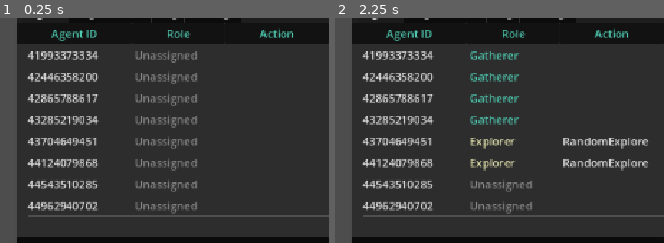
Above: before the commit, frames 1-2 (left to right).
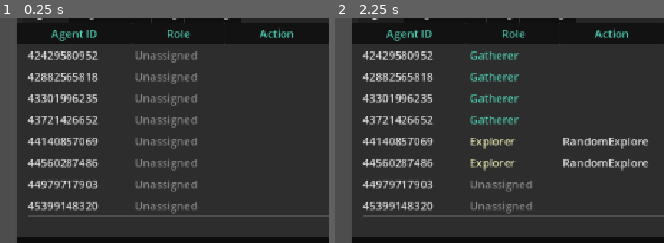
Above: after the commit, the same moments.

Repository: DoctorTangerina/colony-sim
Game: Godot game, scene res://Main.tscn
Same seed, same stepped clock (60 frames per second), same inputs: the game is played once before the commit and once after it.
Inputs:
- Up to frame 1 (0.25 s): no input
- Up to frame 2 (2.25 s): tap Enter at 0.5, 2 s; tap Space at 1.25 s
The pictures show only the part of the screen within x 50-100%, y 4-54%; the shares and areas given below are measured in that part.

The runs differ from the first frame. In frame 1, 2.8% of the frame differs, in the area x 10-31%, y 14-86%; in frame 2, 2.8%.

Commit message:
feat: always-on-top, dismissible, translucent debugger overlay (Ticket 06)
Wraps DebuggerUI in a CanvasLayer in Main.tscn (ADR 4) so Simulation's 2D
content can never paint over the panel, adds an F1-bound toggle_debugger
InputMap action with a directly-testable toggle_visibility() seam, and
renders the panel's background at alpha 0.85 while all text/fold content
stays opaque. Updates four existing Main.tscn-boot tests whose
get_node("DebuggerUI") lookups broke once DebuggerUI moved under the new
CanvasLayer.

Co-Authored-By: Claude Sonnet 5 <noreply@anthropic.com>

Diff:
--- a/Main.tscn
+++ b/Main.tscn
@@ -7,7 +7,9 @@
 [node name="Main" type="Node" unique_id=228080446]
 script = ExtResource("1")
 
-[node name="DebuggerUI" parent="." unique_id=691194697 instance=ExtResource("3")]
+[node name="DebuggerLayer" type="CanvasLayer" parent="." unique_id=460288103]
+
+[node name="DebuggerUI" parent="DebuggerLayer" unique_id=691194697 instance=ExtResource("3")]
 layout_mode = 3
 anchors_preset = 0
 
--- a/project.godot
+++ b/project.godot
@@ -24,6 +24,14 @@
 window/stretch/mode="canvas_items"
 window/stretch/aspect="expand"
 
+[input]
+
+toggle_debugger={
+"deadzone": 0.5,
+"events": [Object(InputEventKey,"resource_local_to_scene":false,"resource_name":"","device":-1,"window_id":0,"alt_pressed":false,"shift_pressed":false,"ctrl_pressed":false,"meta_pressed":false,"pressed":false,"keycode":0,"physical_keycode":4194332,"key_label":0,"unicode":0,"location":0,"echo":false,"script":null)
+]
+}
+
 [physics]
 
 3d/physics_engine="Jolt Physics"
--- a/tests/test_debugger_ui_03_docked_panel_tree.gd
+++ b/tests/test_debugger_ui_03_docked_panel_tree.gd
@@ -210,7 +210,7 @@
 	for i in range(15):
 		await get_tree().physics_frame
 
-	var debugger: Control = main.get_node("DebuggerUI")
+	var debugger: Control = main.get_node("DebuggerLayer/DebuggerUI")
 	_assert(debugger != null, "Main.tscn resolves a DebuggerUI child node")
 	_assert(debugger._agent_items.size() == om.get_total_agent_count() and om.get_total_agent_count() > 0,
 		"Debugger tree tracks every live agent from Simulation.tscn (got %d rows for %d registered agents)" % [debugger._agent_items.size(), om.get_total_agent_count()])
--- a/tests/test_debugger_ui_07_organization_panel.gd
+++ b/tests/test_debugger_ui_07_organization_panel.gd
@@ -217,7 +217,7 @@
 	for i in range(15):
 		await get_tree().physics_frame
 
-	var debugger: Control = main.get_node("DebuggerUI")
+	var debugger: Control = main.get_node("DebuggerLayer/DebuggerUI")
 	_assert(debugger != null, "Main.tscn resolves a DebuggerUI child node")
 	_assert(debugger._org_panel != null, "DebuggerUI built its Organization panel")
 
--- a/tests/test_debugger_ui_08_log_tab.gd
+++ b/tests/test_debugger_ui_08_log_tab.gd
@@ -173,7 +173,7 @@
 	for i in range(15):
 		await get_tree().physics_frame
 
-	var debugger: Control = main.get_node("DebuggerUI")
+	var debugger: Control = main.get_node("DebuggerLayer/DebuggerUI")
 	_assert(debugger != null, "Main.tscn resolves a DebuggerUI child node")
 	_assert(debugger._log_panel != null, "DebuggerUI built its Log panel")
 
--- a/tests/test_debugger_ui_09_settings_tab.gd
+++ b/tests/test_debugger_ui_09_settings_tab.gd
@@ -139,7 +139,7 @@
 	for i in range(15):
 		await get_tree().physics_frame
 
-	var debugger: Control = main.get_node("DebuggerUI")
+	var debugger: Control = main.get_node("DebuggerLayer/DebuggerUI")
 	_assert(debugger != null, "Main.tscn resolves a DebuggerUI child node")
 	_assert(debugger._settings_panel != null, "DebuggerUI built its Settings panel")
 
--- /dev/null
+++ b/tests/test_debugger_ui_10_overlay.gd
@@ -0,0 +1,109 @@
+extends Node
+
+var tests_passed: int = 0
+var tests_failed: int = 0
+
+
+func _ready() -> void:
+	print("=== Debugger UI Ticket 10 Test Harness (Overlay: CanvasLayer, Toggle, Translucency) ===")
+	print("")
+
+	_test_toggle_debugger_action_bound_to_f1()
+	_test_toggle_visibility_flips_visible_flag()
+	_test_background_alpha_translucent_foreground_opaque()
+	_test_f1_key_event_toggles_panel_via_unhandled_input()
+
+	await _test_main_scene_wraps_debugger_ui_in_canvas_layer()
+
+	print("")
+	print("=== Results: %d passed, %d failed ===" % [tests_passed, tests_failed])
+	get_tree().quit(0 if tests_failed == 0 else 1)
+
+
+func _assert(condition: bool, test_name: String) -> void:
+	if condition:
+		tests_passed += 1
+		print("  PASS: %s" % test_name)
+	else:
+		tests_failed += 1
+		print("  FAIL: %s" % test_name)
+
+
+func _make_debugger() -> Control:
+	var scene: PackedScene = preload("res://ui/debugger/debugger_ui.tscn")
+	var debugger = scene.instantiate()
+	add_child(debugger)
+	return debugger
+
+
+func _test_toggle_debugger_action_bound_to_f1() -> void:
+	print("[Test] toggle_debugger InputMap action exists, bound to F1")
+	_assert(InputMap.has_action("toggle_debugger"), "InputMap has a 'toggle_debugger' action")
+
+	var bound_to_f1 := false
+	for event in InputMap.action_get_events("toggle_debugger"):
+		if event is InputEventKey and (event.physical_keycode == KEY_F1 or event.keycode == KEY_F1):
+			bound_to_f1 = true
+	_assert(bound_to_f1, "toggle_debugger is bound to an F1 key event")
+
+
+func _test_toggle_visibility_flips_visible_flag() -> void:
+	print("[Test] toggle_visibility() flips the panel's visible flag, callable directly")
+	var debugger := _make_debugger()
+
+	_assert(debugger.visible == true, "Panel starts visible")
+	debugger.toggle_visibility()
+	_assert(debugger.visible == false, "First call hides the panel")
+	debugger.toggle_visibility()
+	_assert(debugger.visible == true, "Second call shows the panel again")
+
+	debugger.queue_free()
+
+
+func _test_background_alpha_translucent_foreground_opaque() -> void:
+	print("[Test] Outer background renders at alpha 0.85; foreground content stays alpha 1.0")
+	var debugger := _make_debugger()
+
+	var background: ColorRect = debugger.get_node("Background")
+	_assert(is_equal_approx(background.color.a, 0.85), "Background alpha is 0.85 (got: %s)" % background.color.a)
+
+	var tree_panel_style: StyleBox = debugger._tree.get_theme_stylebox("panel")
+	_assert(is_equal_approx(tree_panel_style.bg_color.a, 1.0), "Agent tree panel stylebox stays alpha 1.0 (got: %s)" % tree_panel_style.bg_color.a)
+
+	debugger.queue_free()
+
+
+func _test_f1_key_event_toggles_panel_via_unhandled_input() -> void:
+	print("[Test] An F1 InputEventKey routed through _unhandled_input() toggles the panel")
+	var debugger := _make_debugger()
+
+	var event := InputEventKey.new()
+	event.physical_keycode = KEY_F1
+	event.pressed = true
+	_assert(event.is_action_pressed("toggle_debugger"), "F1 key event resolves to the toggle_debugger action")
+
+	_assert(debugger.visible == true, "Panel starts visible")
+	debugger._unhandled_input(event)
+	_assert(debugger.visible == false, "Panel hides after the F1 event is handled")
+
+	debugger.queue_free()
+
+
+## Mirrors test_debugger_ui_03's full-scene boot pattern; this is the one
+## assertion the standalone DebuggerUI harness above cannot cover, since the
+## CanvasLayer wiring lives in Main.tscn, not debugger_ui.tscn (ADR 4).
+func _test_main_scene_wraps_debugger_ui_in_canvas_layer() -> void:
+	print("[Test] Headless run of Main.tscn wraps DebuggerUI in a CanvasLayer")
+	var main_scene: PackedScene = preload("res://Main.tscn")
+	var main := main_scene.instantiate()
+	add_child(main)
+
+	for i in range(15):
+		await get_tree().physics_frame
+
+	var debugger: Control = main.get_node("DebuggerLayer/DebuggerUI")
+	_assert(debugger != null, "Main.tscn resolves a DebuggerUI node")
+	_assert(debugger.get_parent() is CanvasLayer, "DebuggerUI's parent is a CanvasLayer")
+
+	main.queue_free()
+	await get_tree().physics_frame
--- /dev/null
+++ b/tests/test_debugger_ui_10_overlay.tscn
@@ -0,0 +1,6 @@
+[gd_scene load_steps=2 format=3]
+
+[ext_resource type="Script" path="res://tests/test_debugger_ui_10_overlay.gd" id="1"]
+
+[node name="TestDebuggerUi10Overlay" type="Node"]
+script = ExtResource("1")
--- a/ui/debugger/debugger_ui.gd
+++ b/ui/debugger/debugger_ui.gd
@@ -4,6 +4,12 @@
 const CONFIG_PATH := "res://configs/ui/debugger.json"
 const ROLE_CONFIG_DIR := "res://configs/roles"
 const TREE_BOTTOM_FRACTION := 0.5
+
+## Backdrop-only translucency (ADR 4 / org-overlay spec) - text, fold
+## styleboxes, and every other panel element stay fully opaque so nothing
+## becomes hard to read; only the outer background dims to sense sim activity
+## behind the panel. Hardcoded, not config-driven - nothing else needs it.
+const BACKGROUND_ALPHA := 0.85
 
 const COLUMN_TITLES := {
 	"agent_id": "Agent ID",
@@ -72,7 +78,9 @@
 	var colors: Dictionary = config.get("colors", {})
 	var background := ColorRect.new()
 	background.name = "Background"
-	background.color = _config_color(colors, "background", "#1e1e1e")
+	var background_color := _config_color(colors, "background", "#1e1e1e")
+	background_color.a = BACKGROUND_ALPHA
+	background.color = background_color
 	background.set_anchors_preset(Control.PRESET_FULL_RECT)
 	background.mouse_filter = Control.MOUSE_FILTER_IGNORE
 	add_child(background)
@@ -227,6 +235,20 @@
 	_settings_panel.setup(config.get("colors", {}))
 
 
+## The testable seam for the F1 overlay toggle (ADR 4) - _unhandled_input
+## calls this rather than embedding the visibility flip inline, so the
+## behavior is exercisable directly in headless tests without simulating a
+## physical key event.
+func toggle_visibility() -> void:
+	visible = not visible
+
+
+func _unhandled_input(event: InputEvent) -> void:
+	if event.is_action_pressed("toggle_debugger"):
+		toggle_visibility()
+		get_viewport().set_input_as_handled()
+
+
 func _process(delta: float) -> void:
 	_update_timer += delta
 	if _update_timer < _update_interval:
Not shown, added: tests/test_debugger_ui_10_overlay.gd.uid
